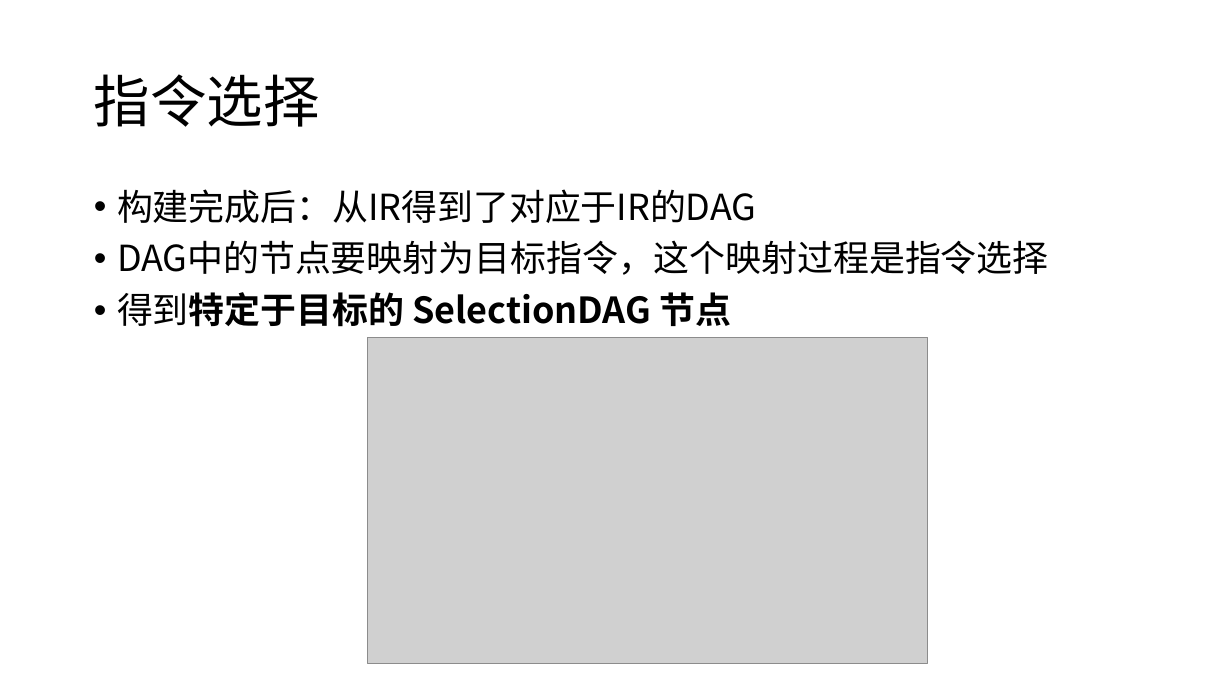
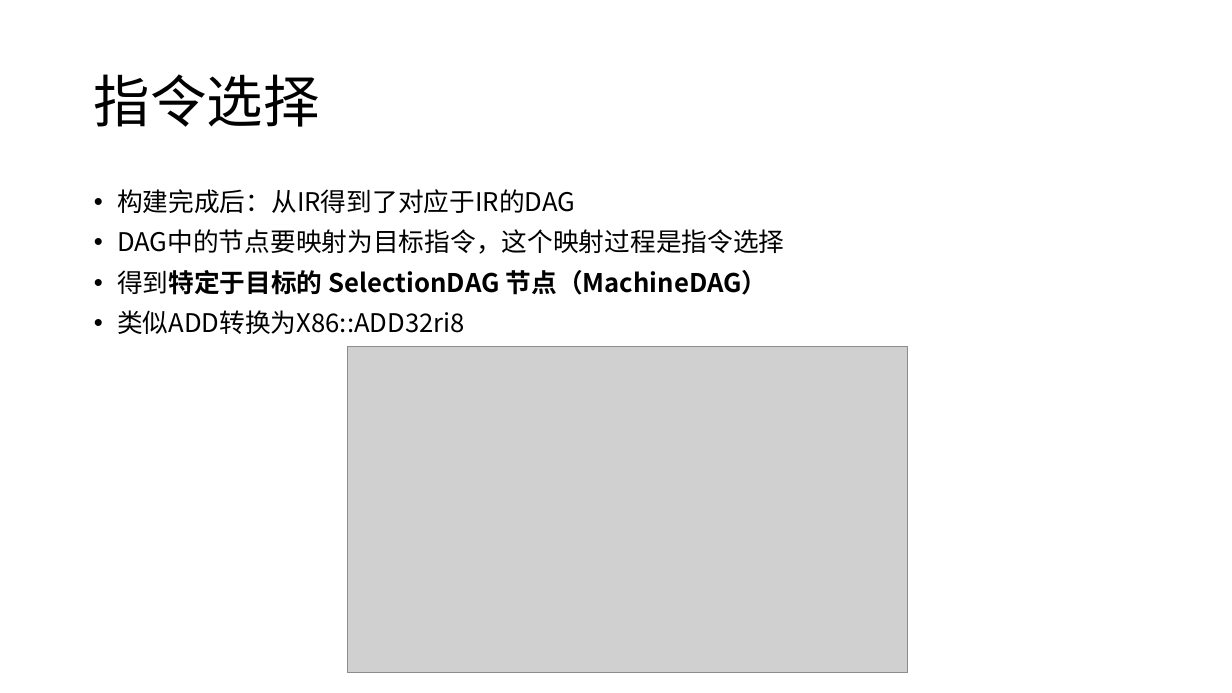
Before and after one commit to JYRoy/MLC-Learning, a slide deck: slide 33 of LLVM/04.LLVM Backend.pptx (slide 31 before the commit). Drawn at 1232x693 pixels with LibreOffice and Linux fonts; fonts in the diff are those of the drawing; grey boxes stand for pictures. Boxes give left, top, right and bottom in pixels: in the first picture for what was removed or moved away, otherwise in the second. Text is boxed around its words. In the diff, an @@ line names an element or a change of style, - is before the commit and + after.

```diff
--- a/LLVM/04.LLVM Backend.pptx
+++ b/LLVM/04.LLVM Backend.pptx
@@ text at box(117, 189, 785, 254): size 28 to 20 pt in "构建完成后：从IR得到了对应于IR的DAG", "DAG中的节点要映射为目标指令，这个映射过程是指令选择" @@
@@ text at box(117, 270, 768, 334): text changed; size 28 to 20 pt @@
-• 得到特定于目标的 SelectionDAG 节点
+• 得到特定于目标的 SelectionDAG 节点（MachineDAG）
+• 类似ADD转换为X86::ADD32ri8
@@ picture: place and size @@
-picture at box(368, 337, 928, 664)
+picture at box(348, 347, 908, 673)
```
Also in this commit, not shown: 17 other slides changed, 5 slides added, 1 slide removed.
